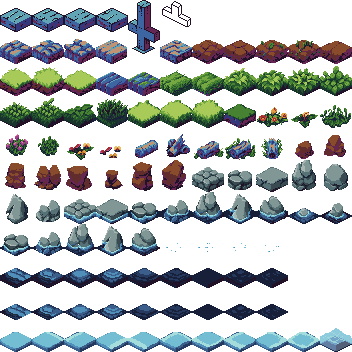
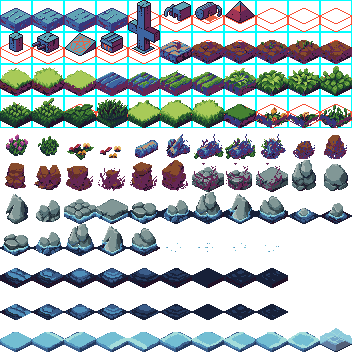
Layered file, before and after one edit (352px x 352px). Changes by layer:
painted on "Layer 1" over 0, 1, 352, 191
showed "Layer 2" over 0, 0, 352, 128
